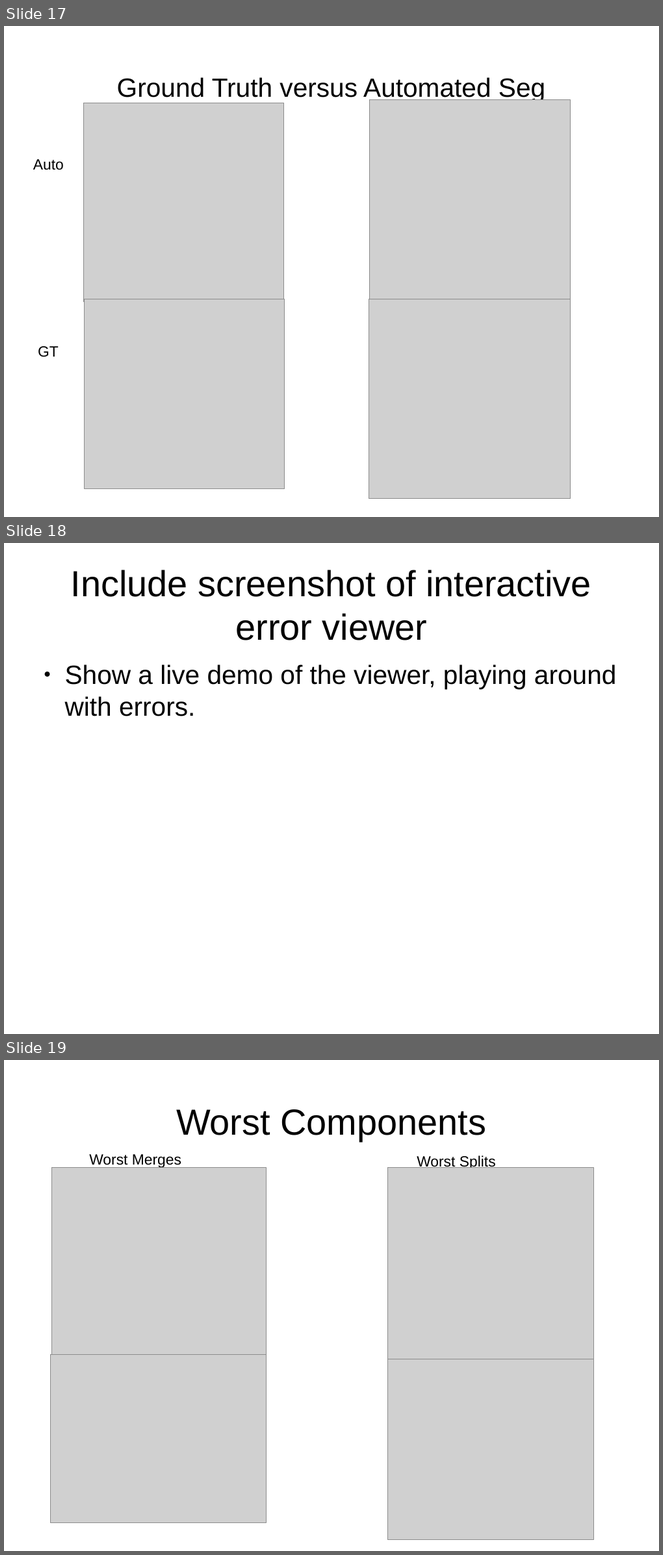
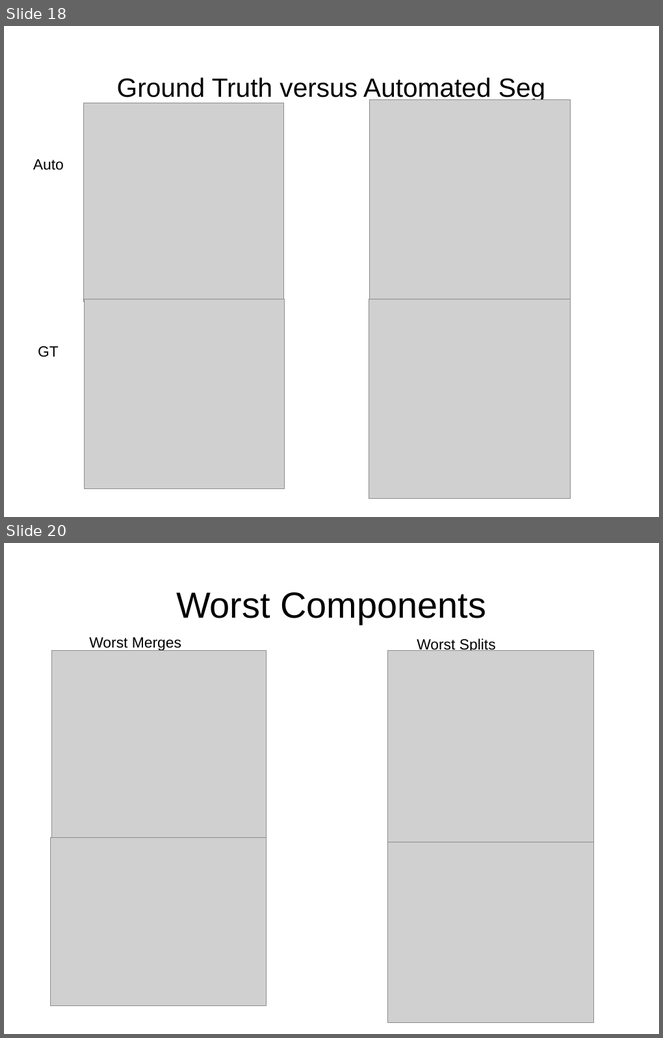
Before and after one commit to JohnnyTeutonic/view_all, a slide deck: Segmentation_Presentation.odp. Shown one above the other, each under a label of ours: slides 17, 18 and 19 before the commit, slides 18 and 20 after it; the slides between them are not shown. The pictures are 663x1555 and 663x1038 pixels, drawn with LibreOffice and Linux fonts; fonts in the diff are those of the drawing; grey boxes stand for pictures. Boxes give left, top, right and bottom in pixels: in the first picture for what was removed or moved away, otherwise in the second. Text is boxed around its words. In the diff, an @@ line names an element or a change of style, - is before the commit and + after.

```diff
--- a/Segmentation_Presentation.odp
+++ b/Segmentation_Presentation.odp
@@ slide 18 removed at [4,543,659,1034], background #FFFFFF @@
@@ title removed at [71,570,591,641] @@
-Include screenshot of interactive error viewer
@@ text removed at [65,665,617,717] @@
-● Show a live demo of the viewer, playing around with errors.
@@ what was slide 17 is now slide 18 @@
@@ what was slide 19 is now slide 20 @@
```
Also in this commit, not shown: 10 slides changed, 3 slides added, 1 other slide removed, 4 other files.
